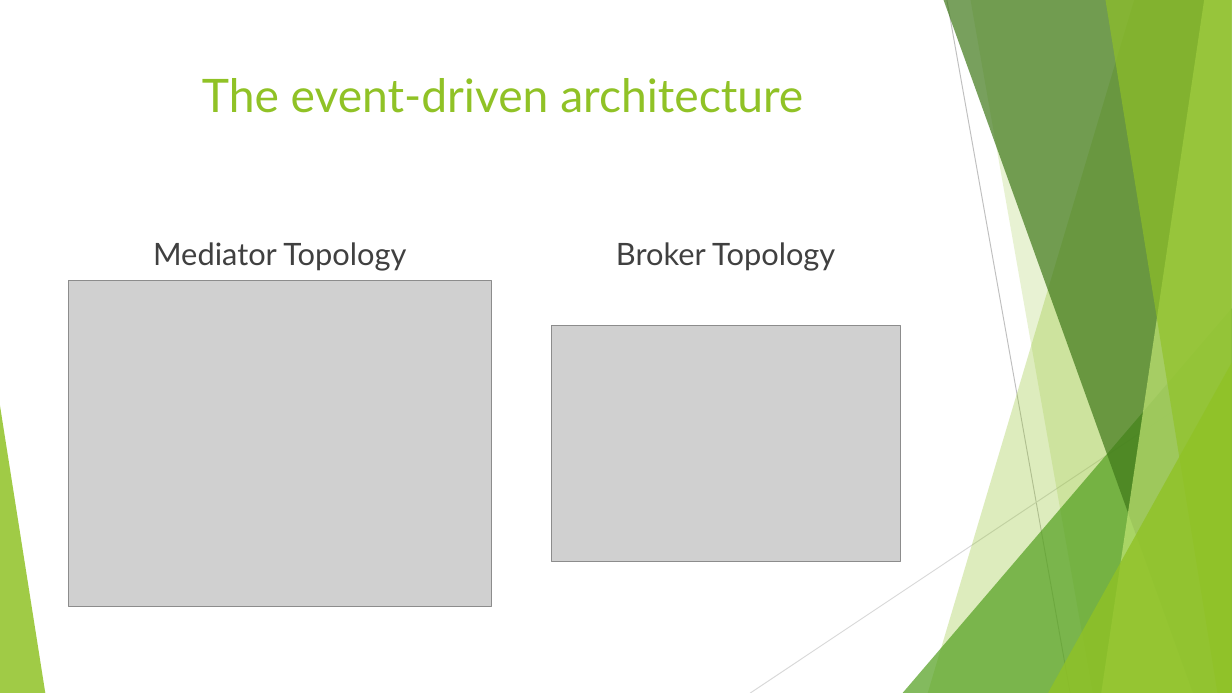
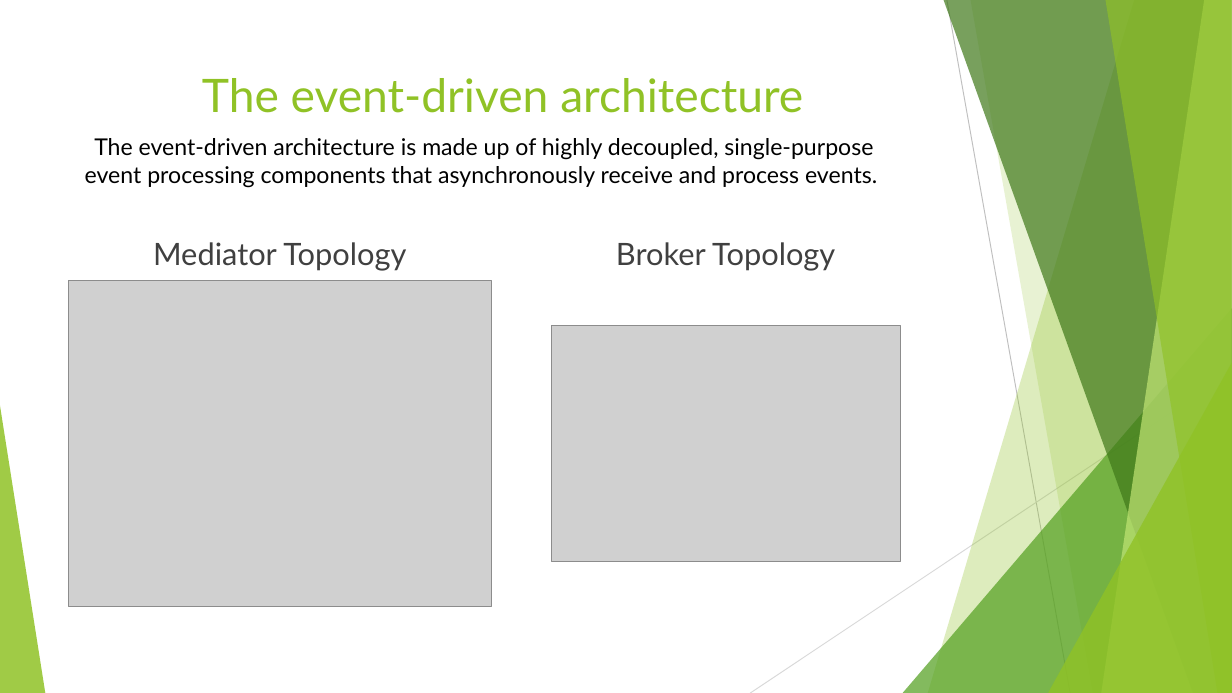
Before and after one commit to dsosedov/event-driven-arch-demo, a slide deck: slide 4 of doc/deck.pptx. Drawn at 1232x693 pixels with LibreOffice and Linux fonts; fonts in the diff are those of the drawing; grey boxes stand for pictures. Boxes give left, top, right and bottom in pixels: in the first picture for what was removed or moved away, otherwise in the second. Text is boxed around its words. In the diff, an @@ line names an element or a change of style, - is before the commit and + after.

Commit message:
Update deck

```diff
--- a/doc/deck.pptx
+++ b/doc/deck.pptx
@@ text added at box(85, 138, 877, 188), 18 pt, text #000000 @@
+The event-driven architecture is made up of highly decoupled, single-purpose event processing components that asynchronously receive and process events.
```
Also in this commit, not shown: 2 other slides changed.
